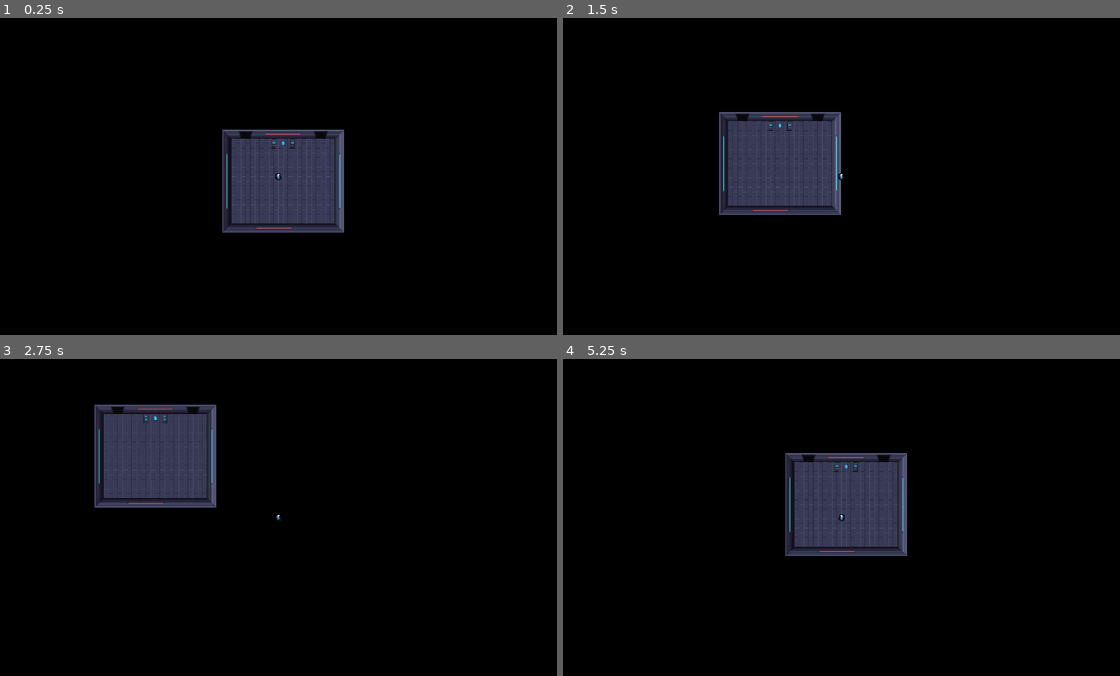
Above: before the commit, frames 1-4 (two rows, left to right).
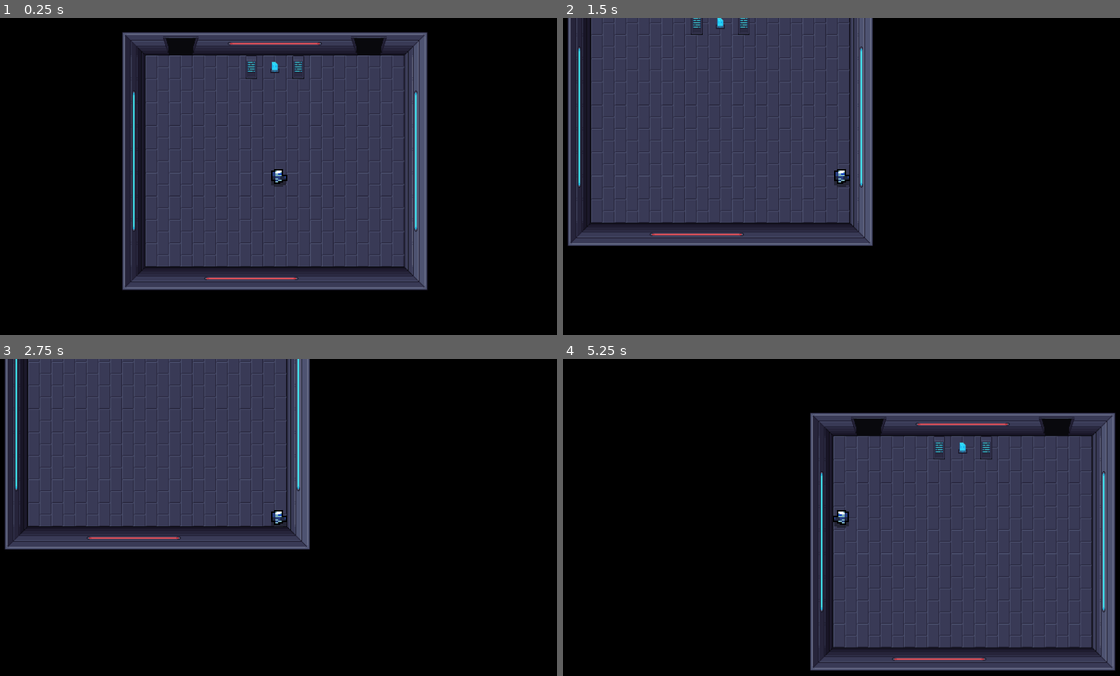
Above: after the commit, the same moments.

Repository: Sebabacou/Manaupen
Game: Godot game, scene res://menu/MainMenu.tscn
The game is run twice, just before and just after one commit, with the same random seed, the same clock (stepped at 60 frames per second) and the same inputs. This scene is started directly instead of the project's main scene.
Inputs:
- Up to frame 1 (0.25 s): no input
- Up to frame 2 (1.5 s): tap Enter at 0.5 s; hold Right (ui_right) 0.53-1.28 s; hold Down (ui_down) from 1.28 s (still down)
- Up to frame 3 (2.75 s): release Down (ui_down) at 2.03 s; hold Right (ui_right) from 2.03 s (still down)
- Up to frame 4 (5.25 s): release Right (ui_right) at 2.78 s; hold Up (ui_up) 2.78-3.53 s; hold Left (ui_left) 3.53-5.03 s; hold Down (ui_down) from 5.03 s (still down)

The runs differ from the first frame. In frame 1, 38% of the frame differs, in the area x 21-77%, y 4-86%; in frame 2, 34%; in frame 3, 27%; in frame 4, 42%, in the area x 39-100%, y 16-99%.

Commit message:
feat(menu): Add collisions

Diff:
--- a/menu/MainMenu.tscn
+++ b/menu/MainMenu.tscn
@@ -294,8 +294,10 @@
 [node name="MainMenu" type="Node2D"]
 
 [node name="Character" parent="." instance=ExtResource("2_xvqho")]
+position = Vector2(21, 37)
 
 [node name="CharacterCamera" type="Camera2D" parent="Character"]
+zoom = Vector2(2.5, 2.5)
 limit_left = -2566
 limit_top = -2339
 limit_right = 4766
@@ -314,3 +316,15 @@
 layer_2/name = "elements"
 layer_2/z_index = -1
 layer_2/tile_data = PackedInt32Array(-262149, 1, 0, -262148, 65537, 0, -262147, 131073, 0, -327677, 1, 0, -327676, 6553 …(521 unchanged characters)…
+layer_3/name = "doors"
+layer_3/tile_data = PackedInt32Array(-327677, 1, 0, -327675, 131073, 0, -327676, 65537, 0, -262148, 65537, 0, -262149, 1, 0, -262147, 131073, 0)
+
+[node name="StaticBody2D" type="StaticBody2D" parent="TileMap"]
+collision_layer = 2
+collision_mask = 12
+
+[node name="CollisionPolygon2D" type="CollisionPolygon2D" parent="TileMap/StaticBody2D"]
+polygon = PackedVector2Array(-163, -128, -127, -129, -133, -150, -93, -150, -96, -128, -38.9752, -128.511, 127, -130, 122, -150, 161, -152, 161, -131, 193, -130, 193, 160, -161, 160, -161, -121, -196, -164, -198, 194, 242, 197, 235, -170, -194, -165, -164, -125)
+
+[node name="CollisionPolygon2D2" type="CollisionPolygon2D" parent="TileMap/StaticBody2D"]
+polygon = PackedVector2Array(-27, -127, -26, -94, -6, -93, -2, -111, 37, -111, 40, -94, 59, -94, 59, -128)
